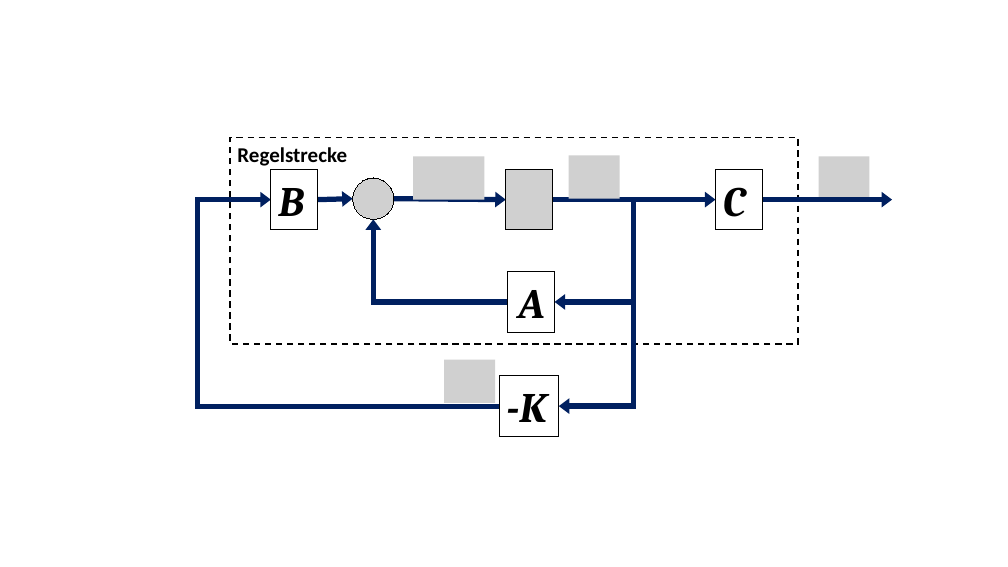
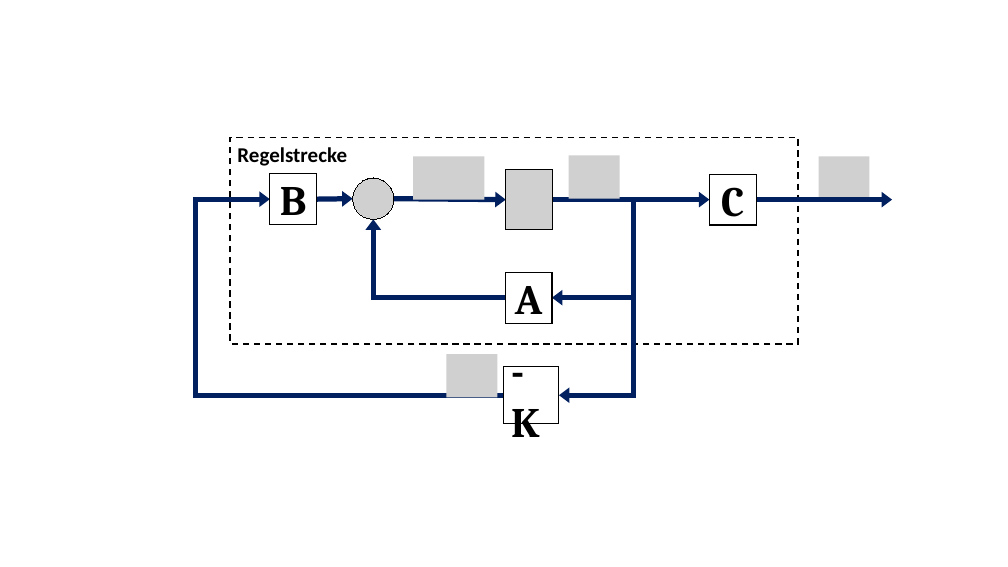
Before and after one commit to MichaelMMMMM/Bachelor, a slide deck: slide 1 of Bachelor/1_Ausarbeitung/2_RT_Edge/img/RT_Edge.pptx. Drawn at 1008x567 pixels with LibreOffice and Linux fonts; fonts in the diff are those of the drawing; grey boxes stand for pictures. Boxes give left, top, right and bottom in pixels: in the first picture for what was removed or moved away, otherwise in the second. Text is boxed around its words. In the diff, an @@ line names an element or a change of style, - is before the commit and + after.

```diff
--- a/Bachelor/1_Ausarbeitung/2_RT_Edge/img/RT_Edge.pptx
+++ b/Bachelor/1_Ausarbeitung/2_RT_Edge/img/RT_Edge.pptx
@@ rectangle "B" at (270,174,317,225): italic off; alignment justified to centre @@
@@ rectangle "B": place and size @@
-rectangle "B" at (271,169,318,230)
+rectangle "B" at (270,174,317,225)
@@ rectangle "C": place and size @@
-rectangle "C" at (715,169,762,230)
+rectangle "C" at (709,174,756,225)
@@ rectangle "C" at (709,174,756,225): italic off; alignment justified to centre @@
@@ elbow arrow moved from (499, 406) - (271, 200) to (504, 395) - (270, 199) @@
@@ elbow arrow moved from (634, 199) - (555, 302) to (634, 199) - (552, 298) @@
@@ arrow moved from (553, 200) - (715, 200) to (553, 200) - (709, 200) @@
@@ arrow moved from (762, 200) - (892, 200) to (756, 200) - (892, 200) @@
@@ elbow arrow moved from (508, 302) - (374, 219) to (505, 298) - (374, 219) @@
@@ rectangle "A" at (505,272,552,323): italic off @@
@@ rectangle "A": place and size @@
-rectangle "A" at (508,272,555,333)
+rectangle "A" at (505,272,552,323)
@@ elbow arrow moved from (634, 242) - (559, 406) to (634, 297) - (559, 395) @@
@@ picture: place and size @@
-picture at (445,360,495,403)
+picture at (446,354,497,397)
@@ rectangle "-K": place and size @@
-rectangle "-K" at (499,376,559,436)
+rectangle "-K" at (504,367,559,424)
@@ rectangle "-K" at (504,367,559,424): italic off @@
```
Also in this commit, not shown: 1 other slide changed, 33 other files.
